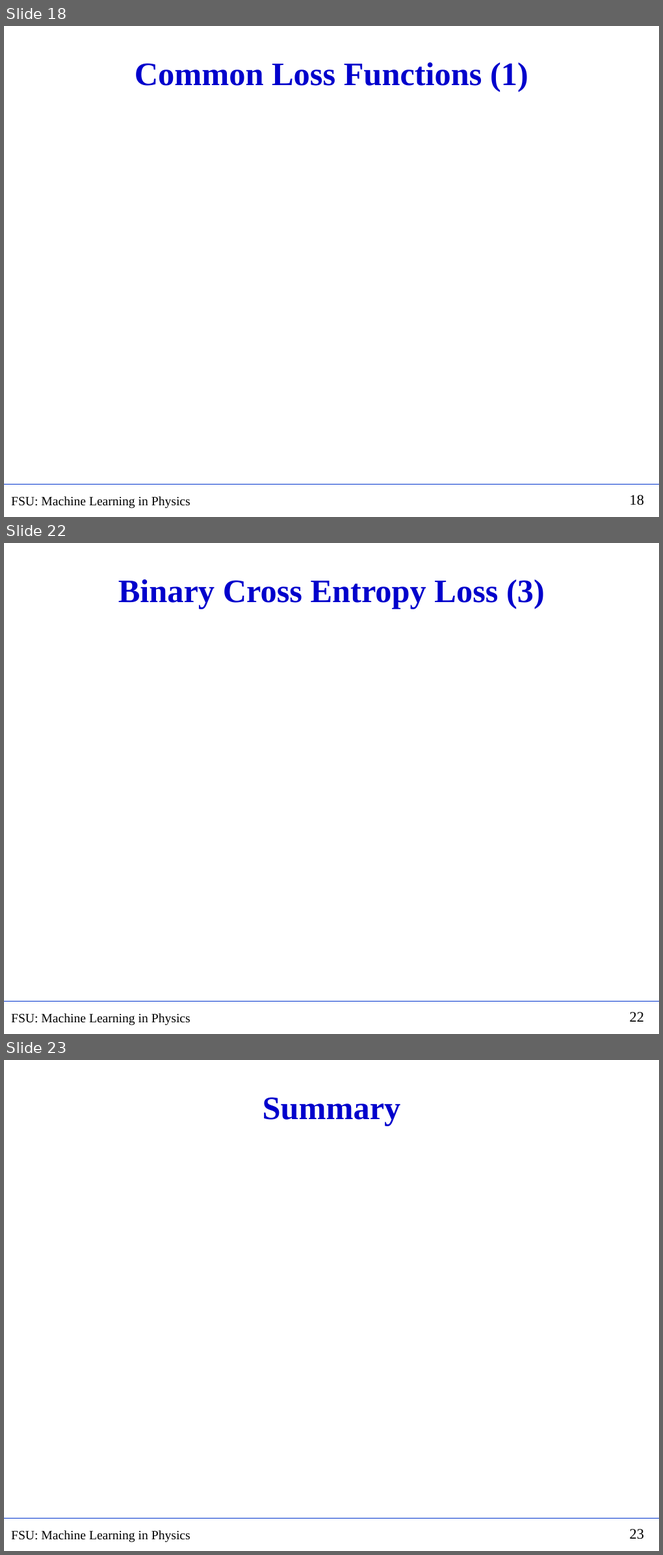
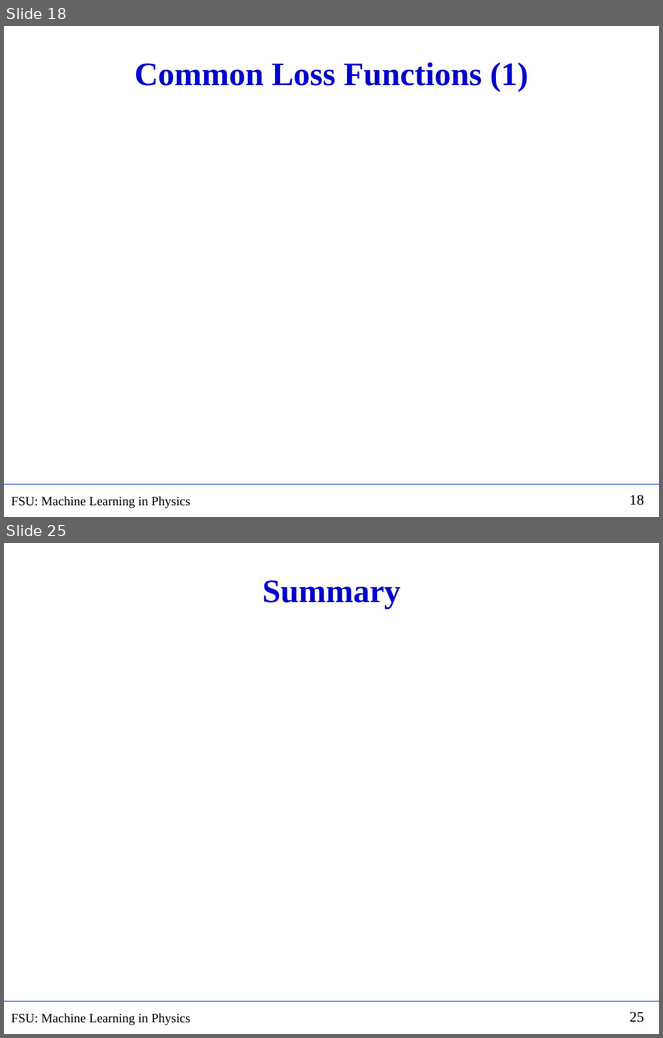
Before and after one commit to hbprosper/mlinphysics, a slide deck: Lectures/01.Foundations/Lecture02.pptx. Shown one above the other, each under a label of ours: slides 18, 22 and 23 before the commit, slides 18 and 25 after it; the slides between them are not shown. The pictures are 663x1555 and 663x1038 pixels, drawn with LibreOffice and Linux fonts; fonts in the diff are those of the drawing; grey boxes stand for pictures. Boxes give left, top, right and bottom in pixels: in the first picture for what was removed or moved away, otherwise in the second. Text is boxed around its words. In the diff, an @@ line names an element or a change of style, - is before the commit and + after.

```diff
--- a/Lectures/01.Foundations/Lecture02.pptx
+++ b/Lectures/01.Foundations/Lecture02.pptx
@@ slide 22 removed at (x1=4, y1=543, x2=659, y2=1034), background #FFFFFF; not listed: 3 template elements that a slide beside it also shows @@
@@ title removed at (x1=118, y1=579, x2=545, y2=609) @@
-Binary Cross Entropy Loss (3)
@@ what was slide 23 is now slide 25 @@
@@ page number at (x1=630, y1=1012, x2=644, y2=1023): text changed @@
-23
+25
```
Also in this commit, not shown: 7 slides changed, 3 slides added, 1 other file.
